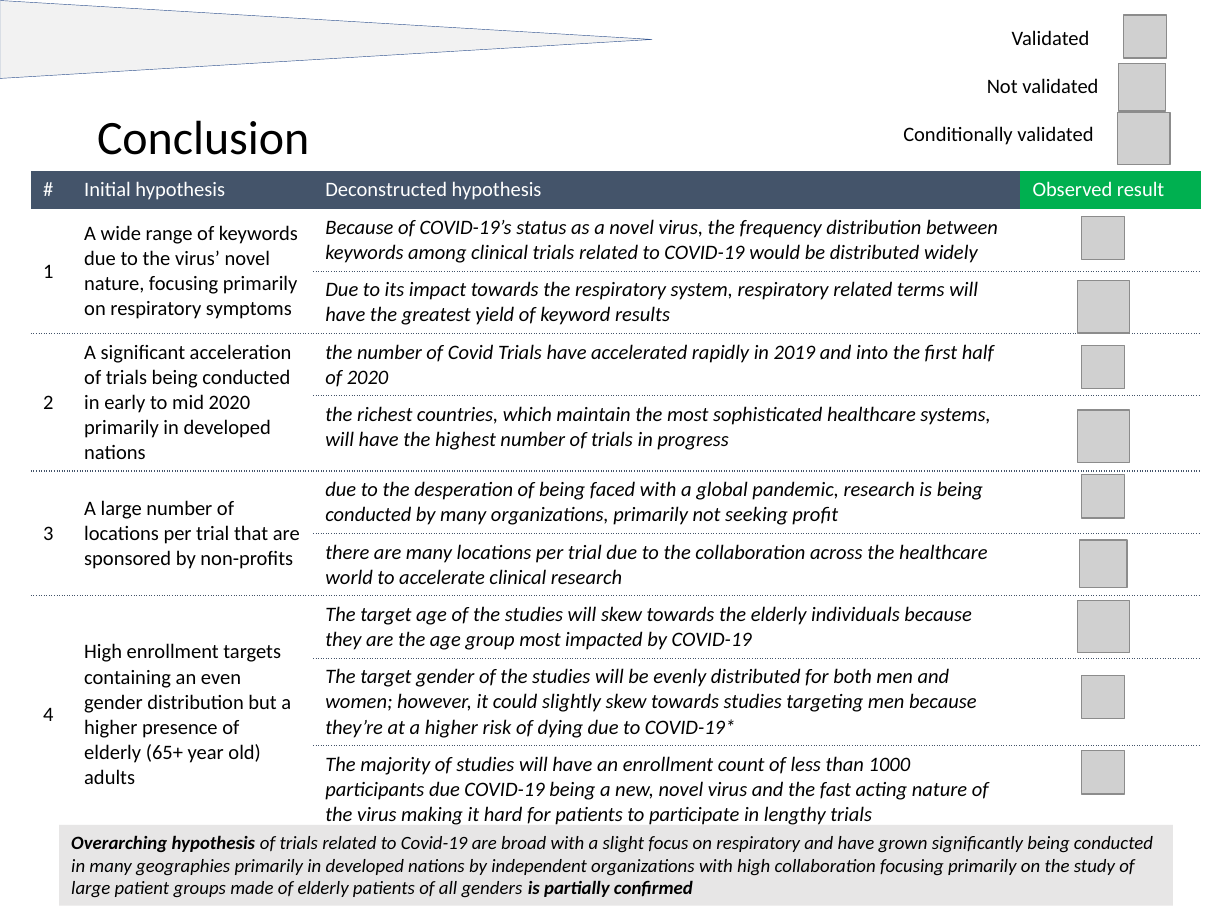
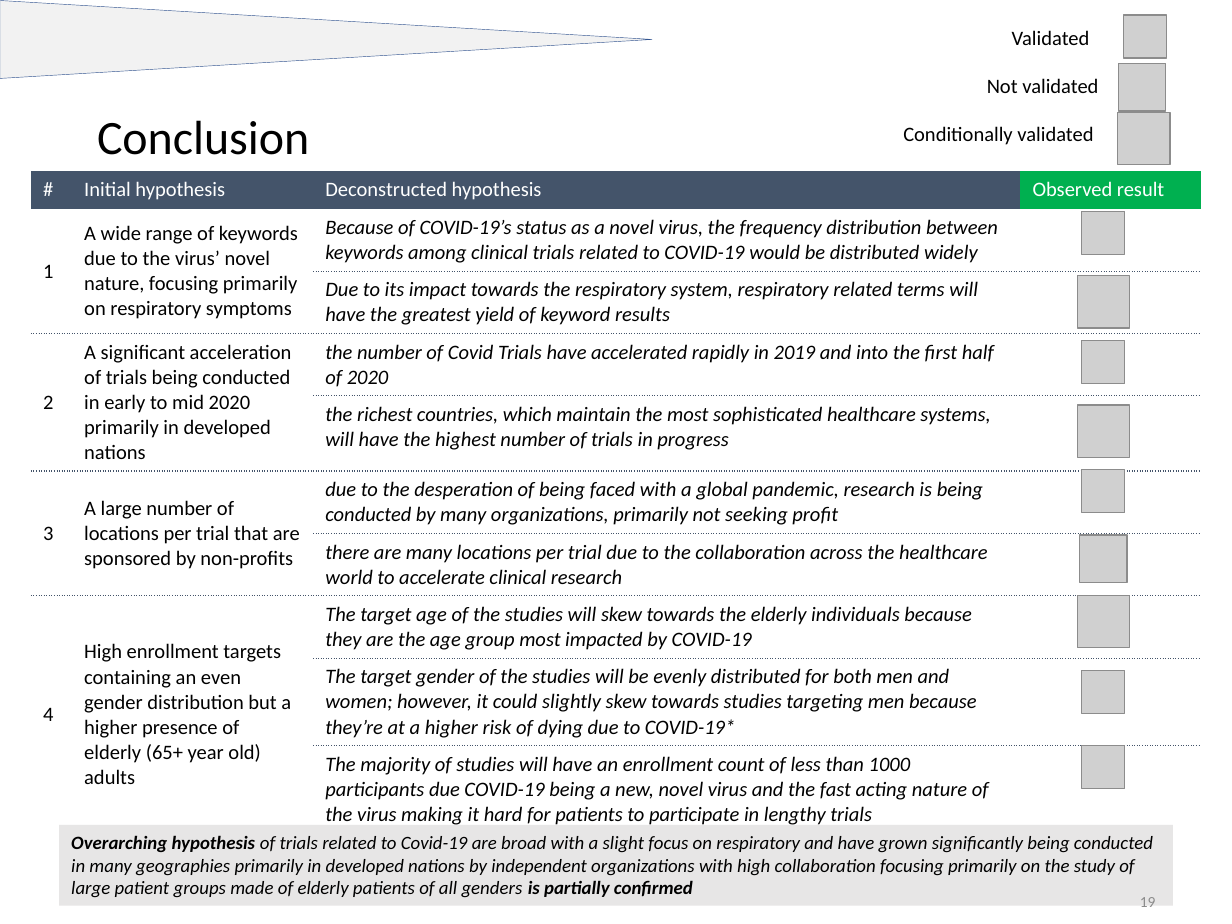
Before and after one commit to nick-nasse/pyd-pyper, a slide deck: slide 19 of 200729 Clinical Trials Analysis_v2.pptx. Drawn at 1232x924 pixels with LibreOffice and Linux fonts; fonts in the diff are those of the drawing; grey boxes stand for pictures. Boxes give left, top, right and bottom in pixels: in the first picture for what was removed or moved away, otherwise in the second. Text is boxed around its words. In the diff, an @@ line names an element or a change of style, - is before the commit and + after.

```diff
--- a/200729 Clinical Trials Analysis_v2.pptx
+++ b/200729 Clinical Trials Analysis_v2.pptx
@@ 9 pictures: place and size @@
-9 pictures at (1077, 217, 1129, 793)
+9 pictures at (1077, 211, 1129, 788)
@@ page number added at (1140, 897, 1156, 907), 9 pt, text #8C8C8C @@
+19
```
Also in this commit, not shown: 11 other slides changed, 1 slide added.
